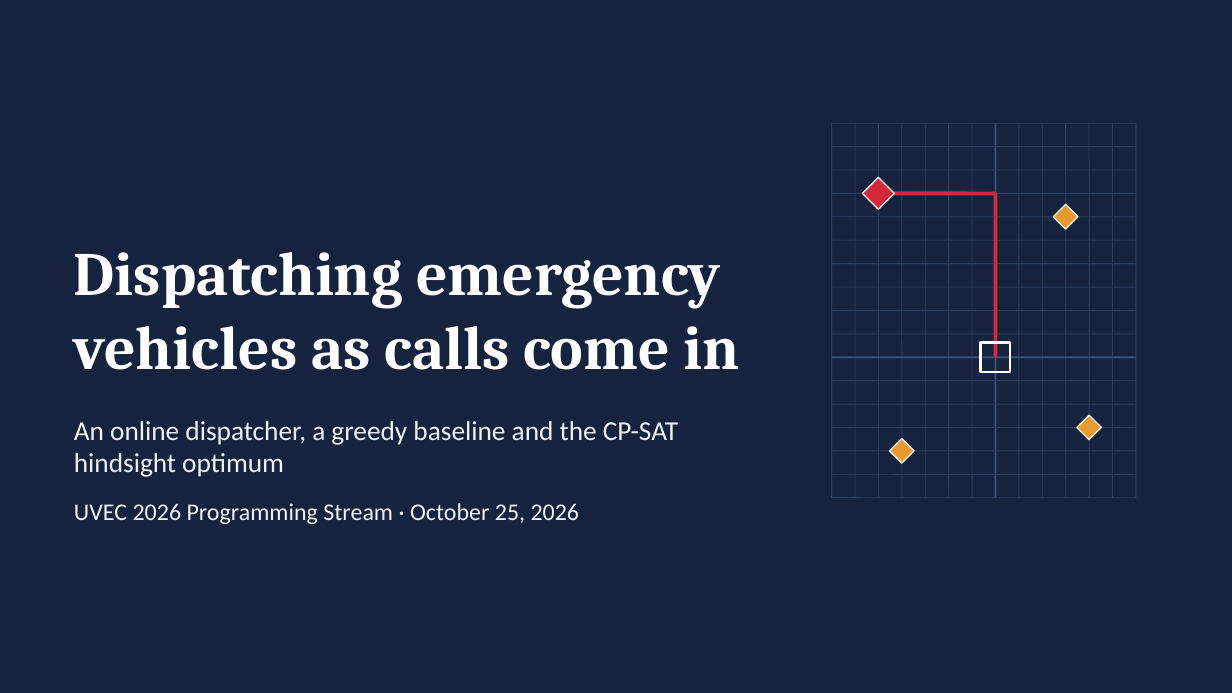
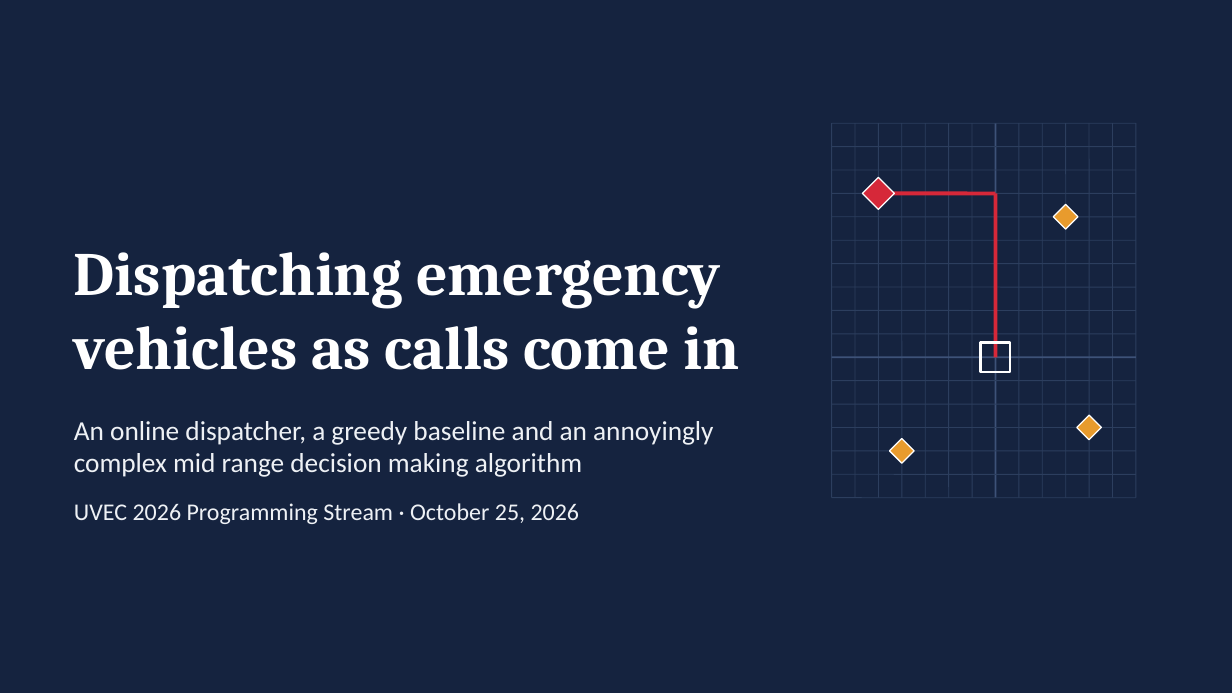
Before and after one commit to isaak1294/uvec-2026-real-for-real, a slide deck: slide 1 of uvec-dispatch.pptx. Drawn at 1232x693 pixels with LibreOffice and Linux fonts; fonts in the diff are those of the drawing. Boxes give left, top, right and bottom in pixels: in the first picture for what was removed or moved away, otherwise in the second. Text is boxed around its words. In the diff, an @@ line names an element or a change of style, - is before the commit and + after.

```diff
--- a/uvec-dispatch.pptx
+++ b/uvec-dispatch.pptx
@@ text at <box>74,421,713,477</box>: text changed @@
-An online dispatcher, a greedy baseline and the CP-SAT hindsight optimum
+An online dispatcher, a greedy baseline and an annoyingly complex mid range decision making algorithm
```
Also in this commit, not shown: 1 other slide changed, 2 other files.
